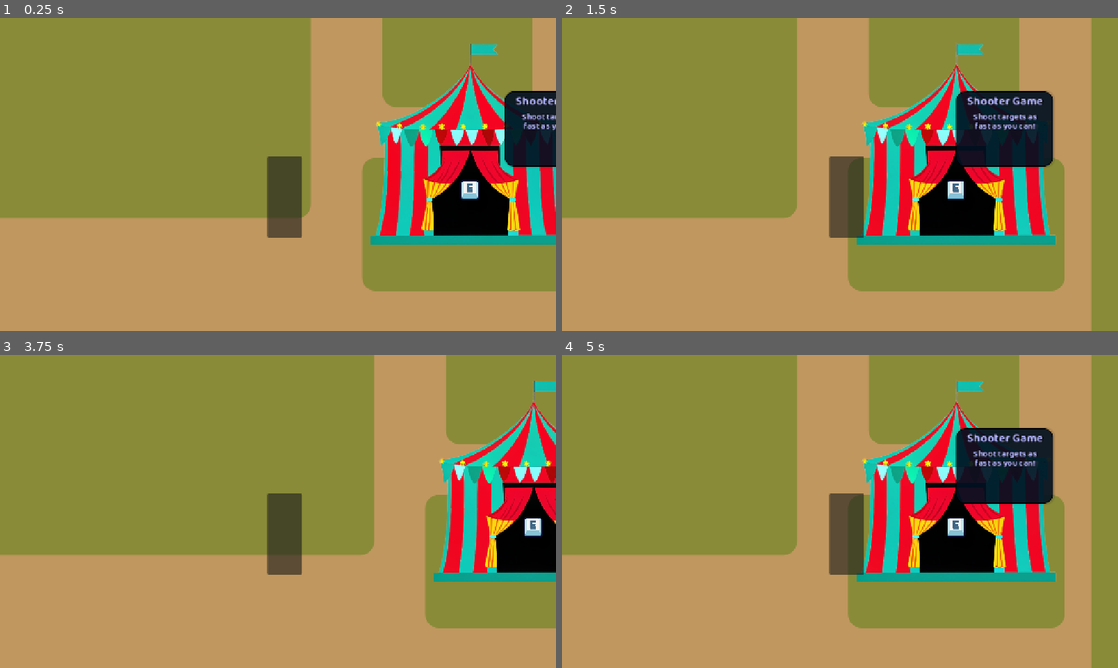
Above: before the commit, frames 1-4 (two rows, left to right).
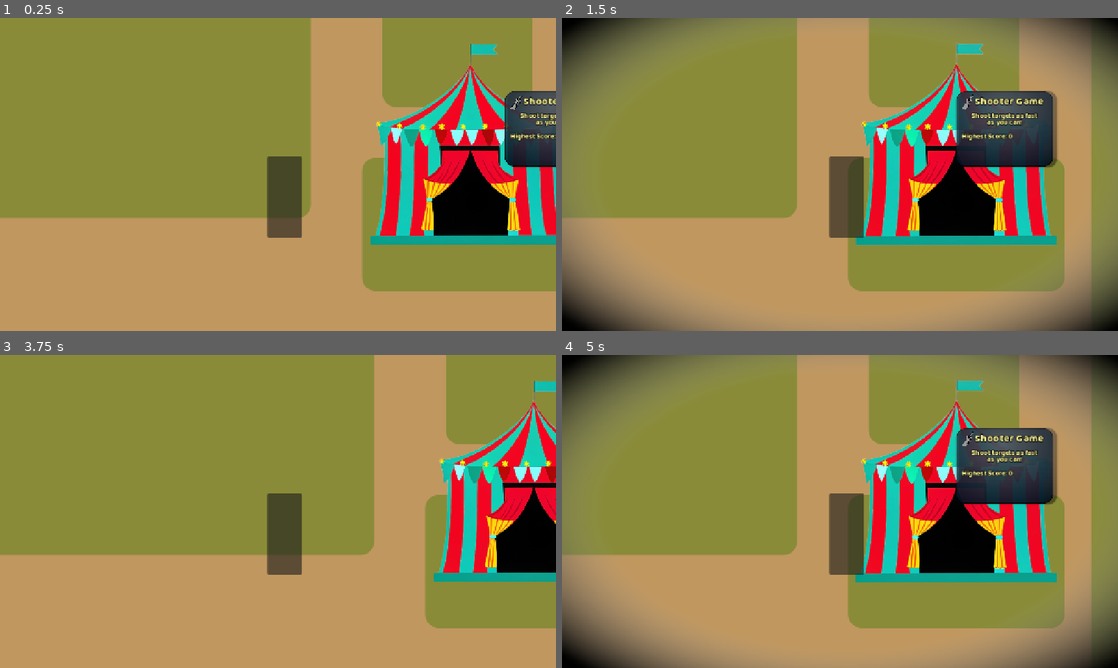
Above: after the commit, the same moments.

Repository: Spudb/Team-Game
Game: Godot game, scene res://scenes/game.tscn
The game is run twice, just before and just after one commit, with the same random seed, the same clock (stepped at 60 frames per second) and the same inputs.
Inputs (mouse positions are in pixels of both pictures, inside the frame that each line leads up to):
- Up to frame 1 (0.25 s): no input
- Up to frame 2 (1.5 s): tap Enter (ui_accept) at 0.5, 0.77 s; move the mouse to (962, 158) at 0.52 s; hold D (right) 0.53-1.25 s; tap E (interact) at 0.6 s; click (962, 158) at 0.67 s; drag from (728, 190) to (951, 208) at 1.27 s
- Up to frame 3 (3.75 s): move the mouse to (333, 442) at 2.02 s; hold Left (left) 2.03-2.75 s; tap E (interact) at 2.1 s; click (333, 442) at 2.17 s; drag from (250, 574) to (111, 464) at 2.77 s; tap Enter (ui_accept) at 3.5 s; move the mouse to (444, 558) at 3.52 s; hold D (right) from 3.53 s (still down); tap Shift at 3.6 s; click (444, 558) at 3.67 s
- Up to frame 4 (5 s): tap Enter (ui_accept) at 3.77 s; tap E (interact) at 3.8 s; release D (right) at 4.25 s; drag from (673, 464) to (845, 533) at 4.27 s

The runs differ from the first frame. In frame 1, 1.7% of the frame differs, in the area x 82-100%, y 23-59%; in frame 2, 19%; in frame 3, 0.2%; in frame 4, 20%, in the area x 0-100%, y 0-100%.

Commit message:
added more to the external tent , changed style a bit, added frame

Diff:
--- a/scenes/game.tscn
+++ b/scenes/game.tscn
@@ -6,6 +6,7 @@
 [ext_resource type="FontFile" uid="uid://dfqtjpati34j1" path="res://assets/Baloo2-Bold.ttf" id="3_iywne"]
 [ext_resource type="Texture2D" uid="uid://kanfwohthlb8" path="res://assets/e19112b0-b68f-4225-9930-33cabeb7e5c2.png" id="4_lbhrr"]
 [ext_resource type="Texture2D" uid="uid://c1f2xqvo7x227" path="res://assets/17942545.png" id="4_p57ef"]
+[ext_resource type="Texture2D" uid="uid://jmv775kfy7ax" path="res://assets/341994.png" id="4_u5sy4"]
 
 [sub_resource type="StyleBoxFlat" id="StyleBoxFlat_lbhrr"]
 bg_color = Color(0.7529412, 0.5921569, 0.37254903, 1)
@@ -44,29 +45,65 @@
 corner_radius_top_right = 15
 corner_radius_bottom_right = 15
 corner_radius_bottom_left = 15
-shadow_color = Color(0, 0, 0, 0.13333334)
+shadow_color = Color(0, 0, 0, 0.654902)
 shadow_size = 4
-shadow_offset = Vector2(1.705, 0.27)
+shadow_offset = Vector2(6.715, 0.755)
 
 [sub_resource type="LabelSettings" id="LabelSettings_u5sy4"]
 font = ExtResource("3_iywne")
-font_size = 22
-font_color = Color(0.6963711, 0.71158415, 1, 1)
+font_size = 20
+font_color = Color(1, 0.9764706, 0.6039216, 1)
 outline_size = 5
 outline_color = Color(0, 0, 0, 1)
 
 [sub_resource type="LabelSettings" id="LabelSettings_iywne"]
 line_spacing = -9.75
 font = ExtResource("3_iywne")
-font_color = Color(0.6963711, 0.71158415, 1, 1)
+font_size = 13
+font_color = Color(1, 0.9764706, 0.6039216, 1)
 outline_size = 5
 outline_color = Color(0, 0, 0, 1)
 
+[sub_resource type="Gradient" id="Gradient_p57ef"]
+colors = PackedColorArray(1, 1, 1, 0.29411766, 1, 1, 1, 0)
+
+[sub_resource type="GradientTexture2D" id="GradientTexture2D_gee14"]
+gradient = SubResource("Gradient_p57ef")
+fill = 1
+fill_from = Vector2(0.4848485, 0.24747474)
+fill_to = Vector2(0.53535354, 1)
+
+[sub_resource type="StyleBoxTexture" id="StyleBoxTexture_u5sy4"]
+texture = SubResource("GradientTexture2D_gee14")
+
+[sub_resource type="LabelSettings" id="LabelSettings_gee14"]
+line_spacing = -9.75
+font = ExtResource("3_iywne")
+font_size = 13
+font_color = Color(1, 0.9753418, 0.60546875, 1)
+outline_size = 5
+outline_color = Color(0, 0, 0, 1)
+
 [sub_resource type="RectangleShape2D" id="RectangleShape2D_p57ef"]
 size = Vector2(442, 302)
 
 [sub_resource type="RectangleShape2D" id="RectangleShape2D_lnu2h"]
-size = Vector2(179, 182)
+size = Vector2(225, 204)
+
+[sub_resource type="StyleBoxFlat" id="StyleBoxFlat_u5sy4"]
+bg_color = Color(0, 0, 0, 1)
+
+[sub_resource type="Gradient" id="Gradient_u5sy4"]
+offsets = PackedFloat32Array(0.5074627, 0.6268657, 0.98507464)
+colors = PackedColorArray(0.62, 0.62, 0.62, 0, 0.62, 0.62, 0.62, 0, 0, 0, 0, 1)
+
+[sub_resource type="GradientTexture2D" id="GradientTexture2D_vtaks"]
+gradient = SubResource("Gradient_u5sy4")
+fill = 1
+fill_from = Vector2(0.510101, 0.4949495)
+
+[sub_resource type="StyleBoxTexture" id="StyleBoxTexture_0tnpc"]
+texture = SubResource("GradientTexture2D_vtaks")
 
 [node name="game" type="Node2D" unique_id=963411909]
 script = ExtResource("1_uwrxv")
@@ -177,12 +214,12 @@
 color = Color(1, 1, 1, 0)
 polygon = PackedVector2Array(393, 64, 389, 54, 392, 41, 398, 32, 405, 18, 408, 5, 410, -8, 410, -21, 410, -34, 410, -51 …(676 unchanged characters)…
 
-[node name="sprite" type="Sprite2D" parent="map/shooter_tent" unique_id=22749175]
+[node name="tent" type="Sprite2D" parent="map/shooter_tent" unique_id=22749175]
 position = Vector2(577.00006, -116.24997)
 scale = Vector2(0.18383332, 0.18383332)
 texture = ExtResource("2_lnu2h")
 
-[node name="sprite2" type="Sprite2D" parent="map/shooter_tent" unique_id=243822460]
+[node name="tent_up" type="Sprite2D" parent="map/shooter_tent" unique_id=243822460]
 z_index = 1
 position = Vector2(575, -199.00002)
 scale = Vector2(0.18383332, 0.18383332)
@@ -283,6 +320,7 @@
 position = Vector2(-131, -483)
 
 [node name="Panel" type="Panel" parent="map/shooter_tent/info" unique_id=1171898651]
+clip_children = 2
 offset_left = 506.7179
 offset_top = 263.0
 offset_right = 686.0
@@ -290,11 +328,20 @@
 mouse_filter = 2
 theme_override_styles/panel = SubResource("StyleBoxFlat_p57ef")
 
+[node name="Panel2" type="Panel" parent="map/shooter_tent/info/Panel" unique_id=1221994358]
+layout_mode = 0
+offset_left = -14.7178955
+offset_top = -13.0
+offset_right = 194.56421
+offset_bottom = 156.0
+mouse_filter = 2
+theme_override_styles/panel = SubResource("StyleBoxTexture_u5sy4")
+
 [node name="title" type="Label" parent="map/shooter_tent/info" unique_id=315719677]
-offset_left = 515.0
-offset_top = 264.0
-offset_right = 681.0
-offset_bottom = 300.0
+offset_left = 540.0
+offset_top = 266.0
+offset_right = 672.0
+offset_bottom = 298.0
 text = "Shooter Game"
 label_settings = SubResource("LabelSettings_u5sy4")
 horizontal_alignment = 1
@@ -302,29 +349,47 @@
 autowrap_mode = 2
 
 [node name="info2" type="Label" parent="map/shooter_tent/info" unique_id=1521837626]
-offset_left = 531.0
-offset_top = 297.0
-offset_right = 665.0
-offset_bottom = 342.0
+offset_left = 530.0
+offset_top = 292.0
+offset_right = 664.0
+offset_bottom = 337.0
 text = "Shoot targets as fast as you can!"
 label_settings = SubResource("LabelSettings_iywne")
 horizontal_alignment = 1
 vertical_alignment = 1
 autowrap_mode = 2
 
+[node name="info3" type="Label" parent="map/shooter_tent/info" unique_id=706835790]
+offset_left = 517.0
+offset_top = 324.0
+offset_right = 667.0
+offset_bottom = 369.0
+text = "Highest Score: 0"
+label_settings = SubResource("LabelSettings_gee14")
+vertical_alignment = 1
+autowrap_mode = 2
+
+[node name="341994" type="Sprite2D" parent="map/shooter_tent/info" unique_id=601310776]
+position = Vector2(528, 283.1552)
+scale = Vector2(0.039902948, 0.03461196)
+texture = ExtResource("4_u5sy4")
+
 [node name="info_area" type="Area2D" parent="map/shooter_tent" unique_id=1267499306]
+visible = false
 
 [node name="CollisionShape2D2" type="CollisionShape2D" parent="map/shooter_tent/info_area" unique_id=3568702]
 position = Vector2(573, -3)
 shape = SubResource("RectangleShape2D_p57ef")
 
 [node name="game_enter" type="Area2D" parent="map/shooter_tent" unique_id=347426594]
+visible = false
 
 [node name="CollisionShape2D" type="CollisionShape2D" parent="map/shooter_tent/game_enter" unique_id=685017690]
-position = Vector2(577.5, 4)
+position = Vector2(577.5, 15)
 shape = SubResource("RectangleShape2D_lnu2h")
 
 [node name="e" type="Sprite2D" parent="map/shooter_tent" unique_id=2076556768]
+visible = false
 position = Vector2(577, -37)
 scale = Vector2(0.19531249, 0.19531249)
 texture = ExtResource("4_p57ef")
@@ -356,6 +421,26 @@
 position = Vector2(0, -86)
 zoom = Vector2(1.24, 1.24)
 
+[node name="CanvasLayer" type="CanvasLayer" parent="." unique_id=826999532]
+
+[node name="black" type="Panel" parent="CanvasLayer" unique_id=1028510935]
+modulate = Color(1, 1, 1, 0)
+offset_left = -5.0
+offset_top = -6.0
+offset_right = 1291.0
+offset_bottom = 732.0
+mouse_filter = 2
+theme_override_styles/panel = SubResource("StyleBoxFlat_u5sy4")
+
+[node name="frame" type="Panel" parent="CanvasLayer" unique_id=1849662775]
+modulate = Color(1, 1, 1, 0)
+offset_left = -5.0
+offset_top = -6.0
+offset_right = 1291.0
+offset_bottom = 732.0
+mouse_filter = 2
+theme_override_styles/panel = SubResource("StyleBoxTexture_0tnpc")
+
 [connection signal="body_entered" from="map/shooter_tent/info_area" to="." method="_on_tent1_info_area_body_entered"]
 [connection signal="body_exited" from="map/shooter_tent/info_area" to="." method="_on_tent1_info_area_body_exited"]
 [connection signal="body_entered" from="map/shooter_tent/game_enter" to="." method="_on_tent_shooter_body_entered"]
--- a/scenes/shooter.tscn
+++ b/scenes/shooter.tscn
@@ -2,7 +2,6 @@
 
 [ext_resource type="Script" uid="uid://d1yanbgqwds81" path="res://scripts/shooter.gd" id="1_gt117"]
 [ext_resource type="PackedScene" uid="uid://b1e7p7ibwdlhh" path="res://scenes/target.tscn" id="2_1e8ai"]
-[ext_resource type="Texture2D" uid="uid://dpgoq4k4rc2xt" path="res://assets/Gemini_Generated_Image_nc858unc858unc85.png" id="2_lynhg"]
 [ext_resource type="LabelSettings" uid="uid://brwt2oauyjqw7" path="res://font_style.tres" id="4_mger4"]
 [ext_resource type="FontFile" uid="uid://dfqtjpati34j1" path="res://assets/Baloo2-Bold.ttf" id="5_ok5ye"]
 [ext_resource type="Texture2D" uid="uid://jmv775kfy7ax" path="res://assets/341994.png" id="6_ld1l8"]
@@ -827,13 +826,6 @@
 
 [node name="game_time" type="Timer" parent="." unique_id=216285445]
 
-[node name="ref" type="Sprite2D" parent="." unique_id=419423350]
-visible = false
-modulate = Color(1, 1, 1, 0.6117647)
-position = Vector2(0, 15)
-scale = Vector2(0.58007807, 0.58007807)
-texture = ExtResource("2_lynhg")
-
 [node name="Node2D" type="Node2D" parent="." unique_id=1379292319]
 visible = false
 
--- a/scripts/game.gd
+++ b/scripts/game.gd
@@ -1,20 +1,34 @@
 extends Node2D
 
 
+func allow_move():
+	$player.move = 1
+func disable_move():
+	$player.move = 0
+
 
 func _ready() -> void:
+	allow_move()
 	pass # Replace with function body.
 
 func _process(delta: float) -> void:
 	if Input.is_action_just_pressed("interact"):
 		if tent_shooter:
-			get_tree().change_scene_to_file("res://scenes/shooter.tscn")
-
+			await enter_game("res://scenes/shooter.tscn")
 
 
 	$map/shooter_tent/info.position.x = remap($player.position.x, 320, 800, 90, -130)
 
 	#print($player.position)
+
+func enter_game(game):
+	disable_move()
+	var tween = create_tween()
+	tween.tween_property($CanvasLayer/black, "modulate:a", 1, 0.3)
+
+	await get_tree().create_timer(0.3).timeout
+
+	get_tree().change_scene_to_file(game)
 
 var tent_shooter = 0
 var pulse: Tween
@@ -54,8 +68,29 @@
 	#if body.name == "player":
 		#$map/shooter_tent/info_right.visible = 0
 
+var pulse2: Tween
+var pulse3: Tween
+
 func _on_tent1_info_area_body_entered(body: Node2D) -> void:
 	if body.name == "player":
+		var tween_frame = create_tween()
+		tween_frame.tween_property($CanvasLayer/frame, "modulate:a", 1, 0.3)
+
+
+		var tent = $map/shooter_tent/tent
+		var tent_up = $map/shooter_tent/tent_up
+		var og_scale = tent.scale.x
+		var tw_scale = tent.scale.x + 0.002
+
+		pulse2 = create_tween().set_loops()
+		pulse3 = create_tween().set_loops()
+
+		pulse2.tween_property(tent, "scale", Vector2(tw_scale, tw_scale), 0.3)
+		pulse2.tween_property(tent, "scale", Vector2(og_scale, og_scale), 0.3)
+
+		pulse3.tween_property(tent_up, "scale", Vector2(tw_scale, tw_scale), 0.3)
+		pulse3.tween_property(tent_up, "scale", Vector2(og_scale, og_scale), 0.3)
+
 
 		var info = $map/shooter_tent/info
 		info.visible = 1
@@ -65,6 +100,15 @@
 		tween.tween_property(info, "scale", Vector2(1,1), 0.1)
 func _on_tent1_info_area_body_exited(body: Node2D) -> void:
 	if body.name == "player":
+		var tween_frame = create_tween()
+		tween_frame.tween_property($CanvasLayer/frame, "modulate:a", 0, 0.3)
+
+
+		$map/shooter_tent/tent.scale = Vector2(0.184, 0.184)
+		$map/shooter_tent/tent_up.scale = Vector2(0.184, 0.184)
+		pulse2.kill()
+		pulse3.kill()
+
 		var info = $map/shooter_tent/info
 		var tween = create_tween()
 		tween.tween_property(info, "scale", Vector2(1.1,1.1), 0.3)
--- a/scripts/player.gd
+++ b/scripts/player.gd
@@ -4,8 +4,10 @@
 const SPEED = 500.0
 const JUMP_VELOCITY = -400.0
 
+var move = 0
 
 func _physics_process(delta: float) -> void:
+	if !move: return
 	#if not is_on_floor():
 		#velocity += get_gravity() * delta
 #
Binary file removed: assets/Gemini_Generated_Image_nc858unc858unc85.png
Not shown, removed: assets/Gemini_Generated_Image_nc858unc858unc85.png.import
Binary file removed: assets/circus-tent-red-white-color_1308-37417-removebg-preview.png
Not shown, removed: assets/circus-tent-red-white-color_1308-37417-removebg-preview.png.import
Binary file removed: assets/circus-tent-red-white-color_1308-37417.png
Not shown, removed: assets/circus-tent-red-white-color_1308-37417.png.import
Not shown, removed: assets/04d507b8-853b-40cf-88b8-d981e5c241d2.jfif
Not shown, removed: assets/Gemini_Generated_Image_nc858unc858unc85.jfif
Not shown, removed: assets/Gemini_Generated_Image_ohwvb1ohwvb1ohwv.jfif
Not shown, removed: assets/circus-tent-red-white-color_1308-37417.avif
Not shown, removed: assets/e19112b0-b68f-4225-9930-33cabeb7e5c2.jfif
